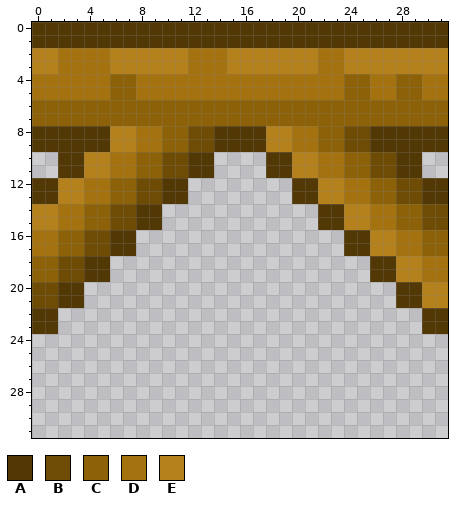
File history of a pixel-art sprite, public/images/ui/inventory/inv_wood_platform.png. Above: the version before the commit.
The file is 32x32 pixels.
Palette (. is transparent): A #523804  B #6f4c06  C #8d6108  D #a4720f  E #b5811c
Pixels before, first column x 0:
 0 AAAAAAAAAAAAAAAAAAAAAAAAAAAAAAAA
 1 AAAAAAAAAAAAAAAAAAAAAAAAAAAAAAAA
 2 EEDDDDEEEEEEDDDEEEEEEEDDEEEEEEEE
 3 EEDDDDEEEEEEDDDEEEEEEEDDEEEEEEEE
 4 DDDDDDCCDDDDDDDDDDDDDDDDCCDDCCDD
 5 DDDDDDCCDDDDDDDDDDDDDDDDCCDDCCDD
 6 CCCCCCCCCCCCCCCCCCCCCCCCCCCCCCCC
 7 CCCCCCCCCCCCCCCCCCCCCCCCCCCCCCCC
 8 AAAAAAEEDDCCBBAAAAEEDDCCBBAAAAAA
 9 AAAAAAEEDDCCBBAAAAEEDDCCBBAAAAAA
10 ..AAEEDDCCBBAA....AAEEDDCCBBAA..
11 ..AAEEDDCCBBAA....AAEEDDCCBBAA..
12 AAEEDDCCBBAA........AAEEDDCCBBAA
13 AAEEDDCCBBAA........AAEEDDCCBBAA
14 EEDDCCBBAA............AAEEDDCCBB
15 EEDDCCBBAA............AAEEDDCCBB
16 DDCCBBAA................AAEEDDCC
17 DDCCBBAA................AAEEDDCC
18 CCBBAA....................AAEEDD
19 CCBBAA....................AAEEDD
20 BBAA........................AAEE
21 BBAA........................AAEE
22 AA............................AA
23 AA............................AA
New version:
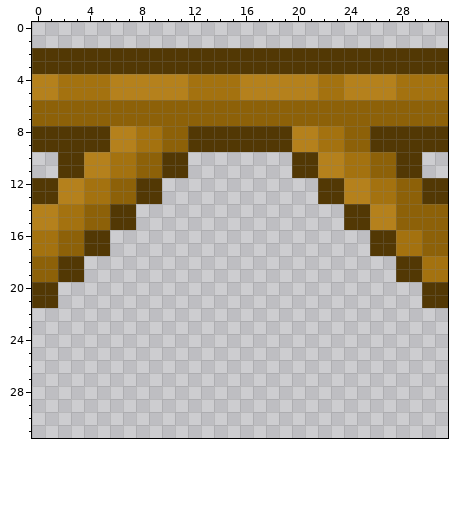
What changed:
Changed rows in their new state; - is an unchanged pixel.
first column x 0:
 0 ................................
 1 ................................
 2 AAAAAAAAAAAAAAAAAAAAAAAAAAAAAAAA
 3 AAAAAAAAAAAAAAAAAAAAAAAAAAAAAAAA
 4 EE----EEEEEE----EEEEEE--EEEEDD--
 5 EE----EEEEEE----EEEEEE--EEEEDD--
 8 ------------AA----AAEEDDCC------
 9 ------------AA----AAEEDDCC------
10 ----------AA..----..AAEEDDCC----
11 ----------AA..----..AAEEDDCC----
12 --------AA..--------..AAEEDDCC--
13 --------AA..--------..AAEEDDCC--
14 ------AA..------------..AAEE--CC
15 ------AA..------------..AAEE--CC
16 ----AA..----------------..AA----
17 ----AA..----------------..AA----
18 --AA..--------------------..AA--
19 --AA..--------------------..AA--
20 AA..------------------------..AA
21 AA..------------------------..AA
22 ..----------------------------..
23 ..----------------------------..
Boxes around the changes in both pictures, in picture pixels (x1, y1, x2, y2):
changed: (32, 22, 448, 334)
